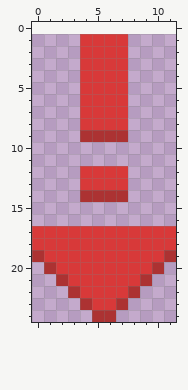
Edited in one commit: pixel-art file (spaceshooter/assets/enemies/alert/alert.aseprite). The picture above is the old version.
12x24 pixels, 1 frame. The old version is drawn lined up with the new one, on the new canvas.
The same view after the edit:
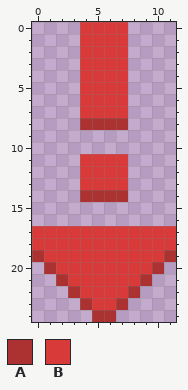
Palette (. is transparent): A #ac3232  B #d83939
Changes in this commit:
canvas 12x24 -> 12x25, the old top-left corner now at 0,1
The author changed colour B to colour A in row 8 at x 4 to 7.
Colour B now appears in row 0 at x 4 to 7; in row 11 at x 4 to 7.
The author cleared colour A in row 9 at x 4 to 7.
Changed places in both pictures, as pixel boxes (x1, y1, x2, y2):
added: (80, 22, 128, 34)
changed: (80, 118, 128, 166)
